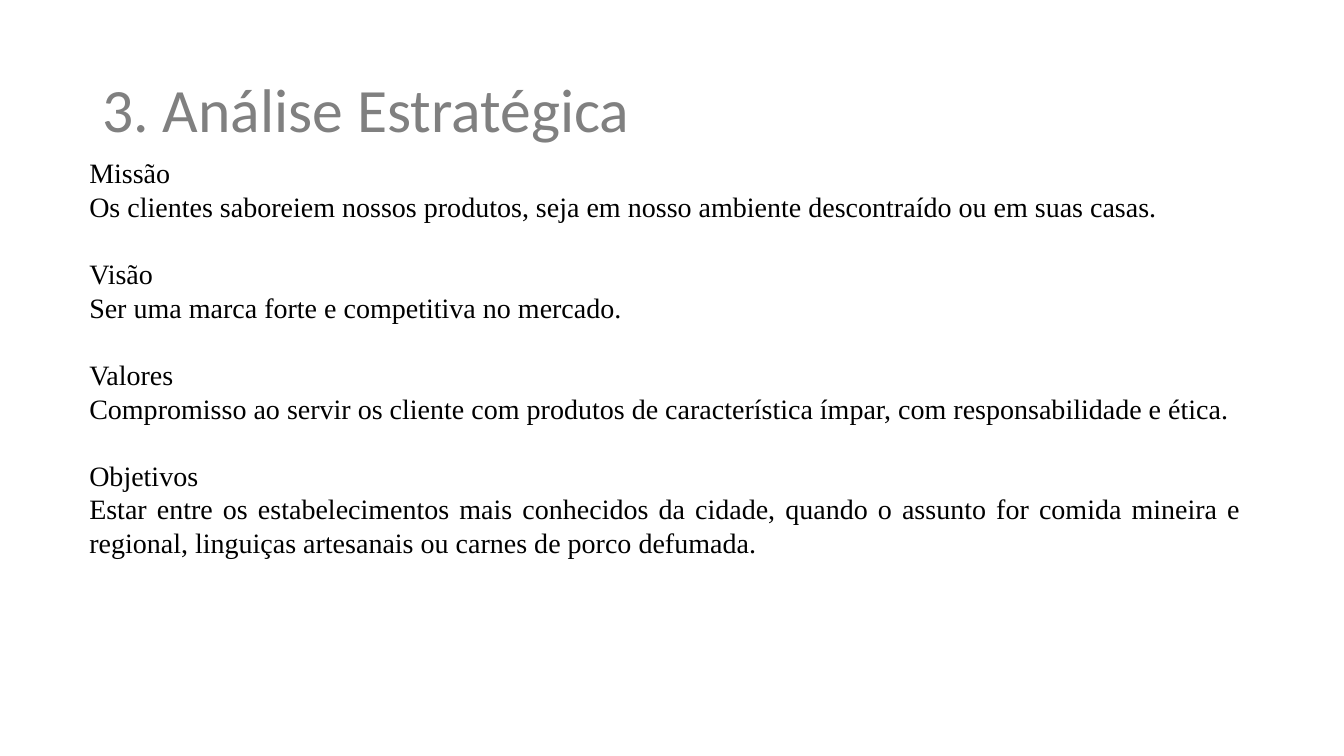
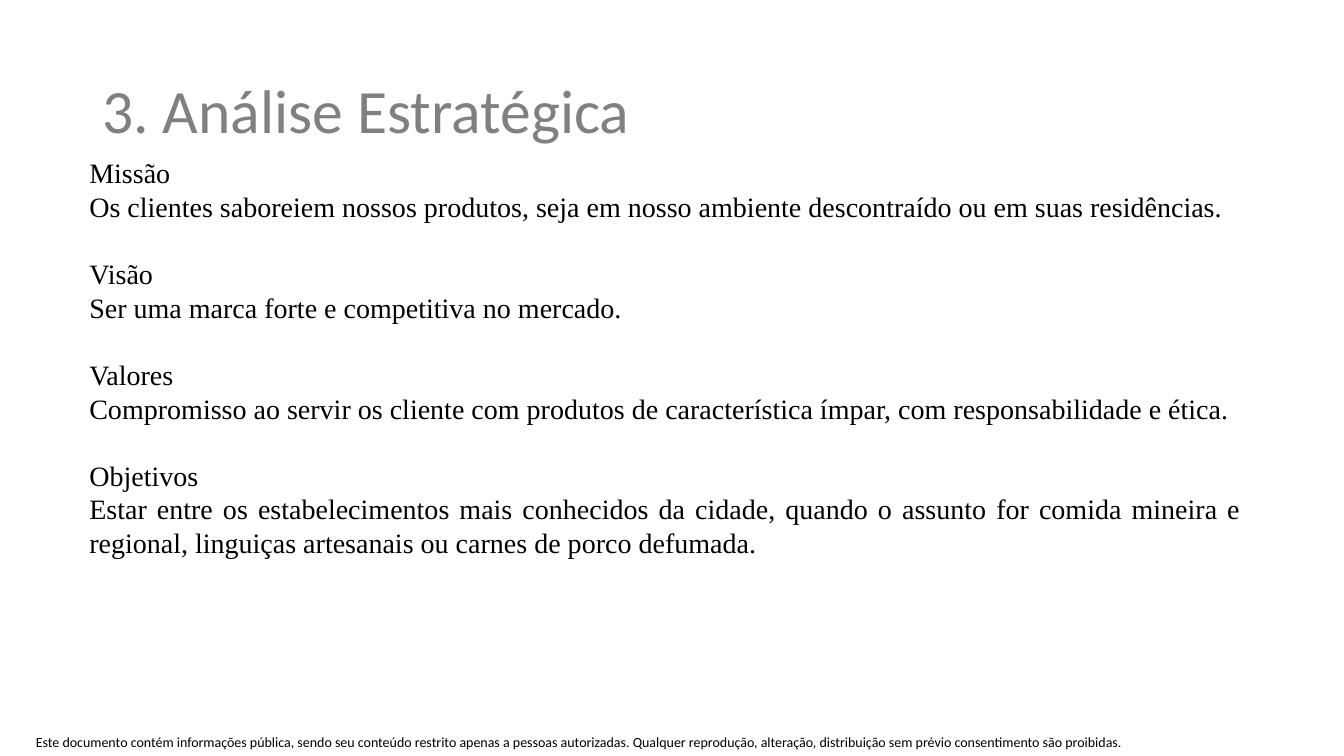
Before and after one commit to renatomarcio18081971/trabalhodeconclusao, a slide deck: slide 7 of plano-de-negocios-restaurante-tioto.pptx. Drawn at 1344x756 pixels with LibreOffice and Linux fonts; fonts in the diff are those of the drawing; background and template pictures are left out. Boxes give left, top, right and bottom in pixels: in the first picture for what was removed or moved away, otherwise in the second. Text is boxed around its words. In the diff, an @@ line names an element or a change of style, - is before the commit and + after.

```diff
--- a/plano-de-negocios-restaurante-tioto.pptx
+++ b/plano-de-negocios-restaurante-tioto.pptx
@@ text at [89,197,1221,222]: text changed @@
-Os clientes saboreiem nossos produtos, seja em nosso ambiente descontraído ou em suas casas.
+Os clientes saboreiem nossos produtos, seja em nosso ambiente descontraído ou em suas residências.
@@ text added at [36,737,1121,750], 10 pt, text #000000 @@
+Este documento contém informações pública, sendo seu conteúdo restrito apenas a pessoas autorizadas. Qualquer reprodução, alteração, distribuição sem prévio consentimento são proibidas.
```
Also in this commit, not shown: 9 other slides changed, 4 slides added, 1 slide removed, 1 other file.
